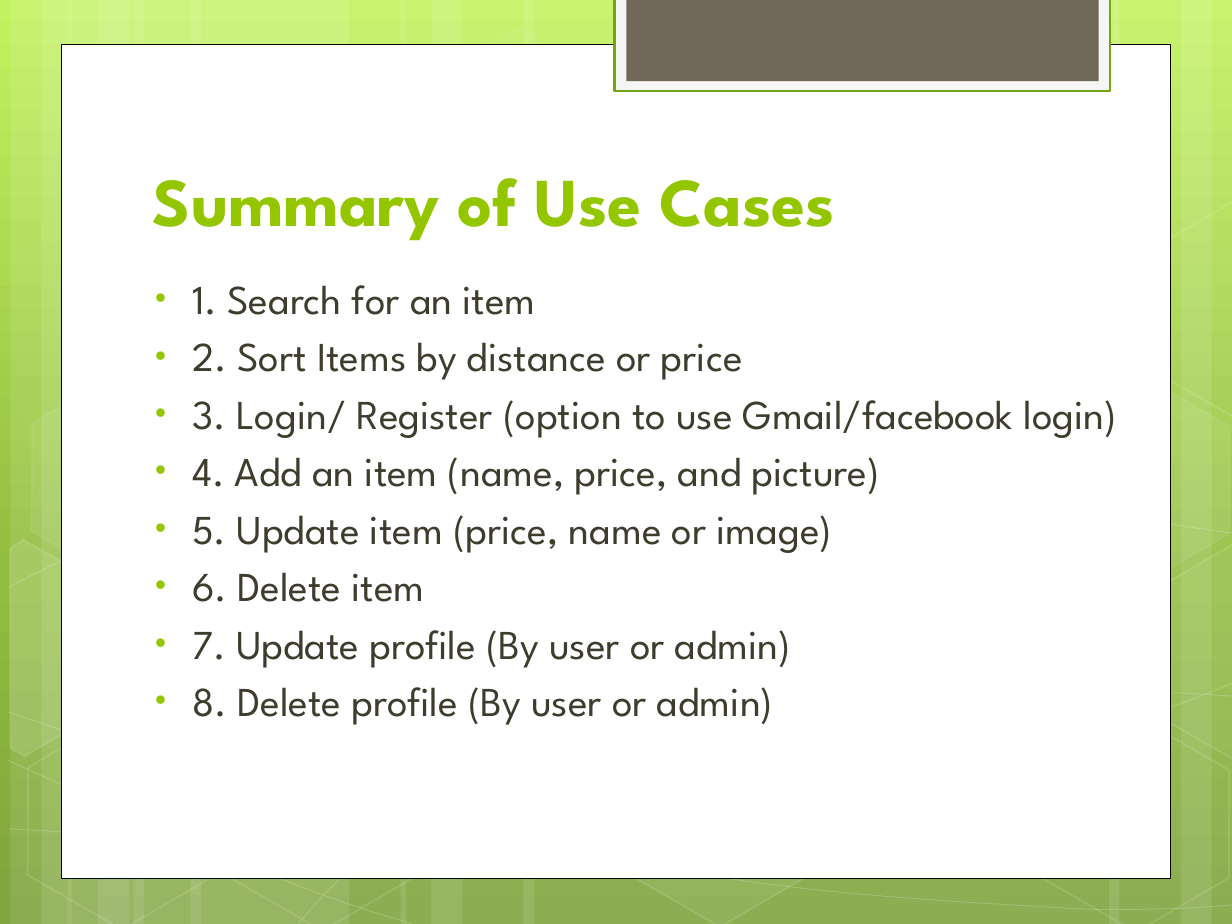
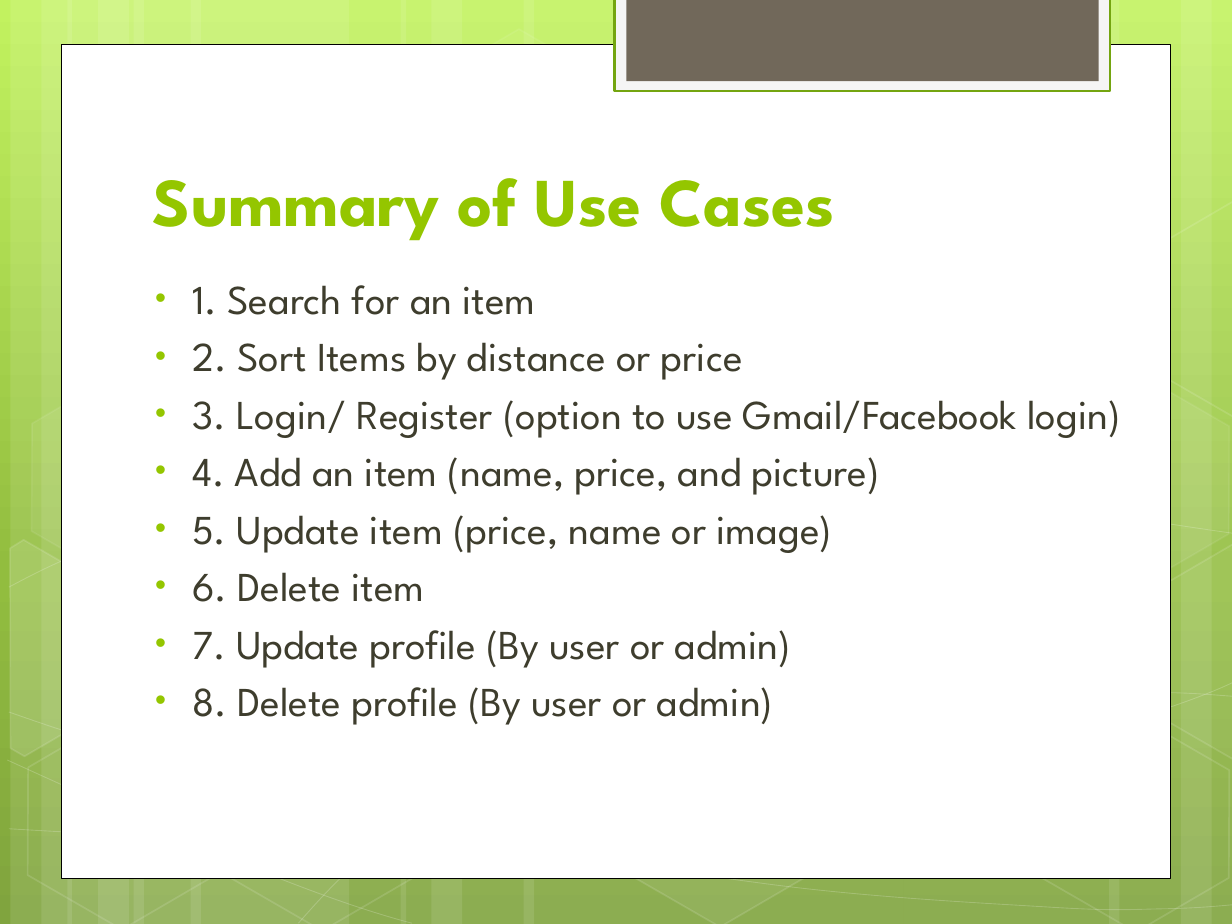
Before and after one commit to suphaphan/CSC440TopDollarDeals, a slide deck: slide 4 of Deliverbles/Inception/Inception_Stage.pptx. Drawn at 1232x924 pixels with LibreOffice and Linux fonts; fonts in the diff are those of the drawing. Boxes give left, top, right and bottom in pixels: in the first picture for what was removed or moved away, otherwise in the second. Text is boxed around its words. In the diff, an @@ line names an element or a change of style, - is before the commit and + after.

Commit message:
Updated Use cases Slide

```diff
--- a/Deliverbles/Inception/Inception_Stage.pptx
+++ b/Deliverbles/Inception/Inception_Stage.pptx
@@ text at (x1=192, y1=400, x2=1120, y2=438): text changed @@
-• 3. Login/ Register (option to use Gmail/facebook login)
+• 3. Login/ Register (option to use Gmail/Facebook login)
```
